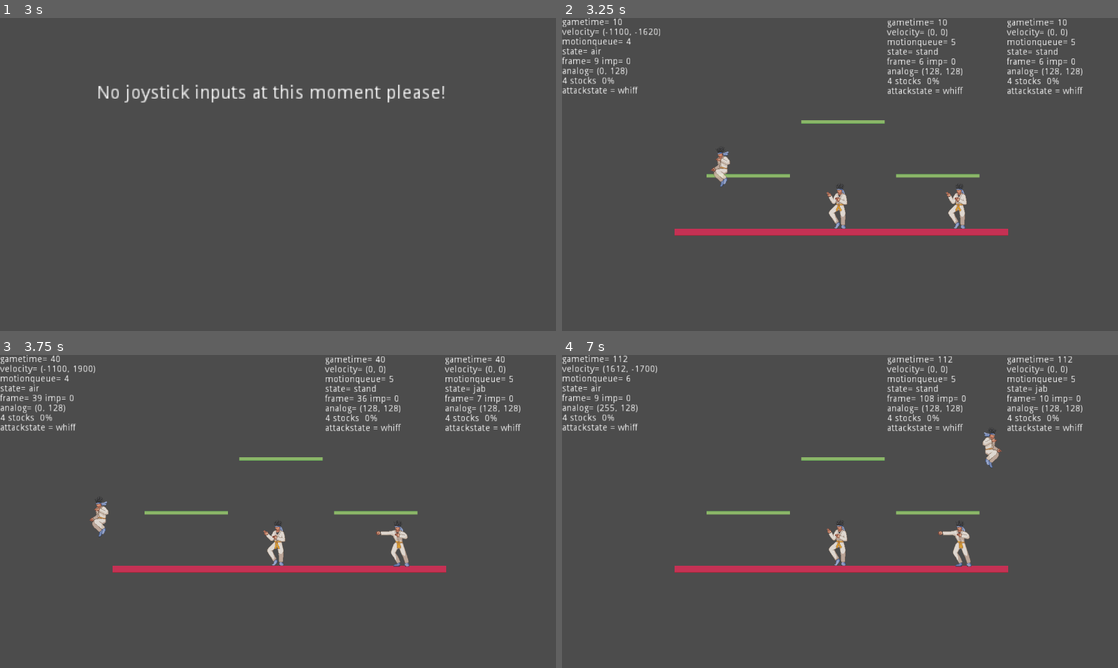
Above: before the commit, frames 1-4 (two rows, left to right).
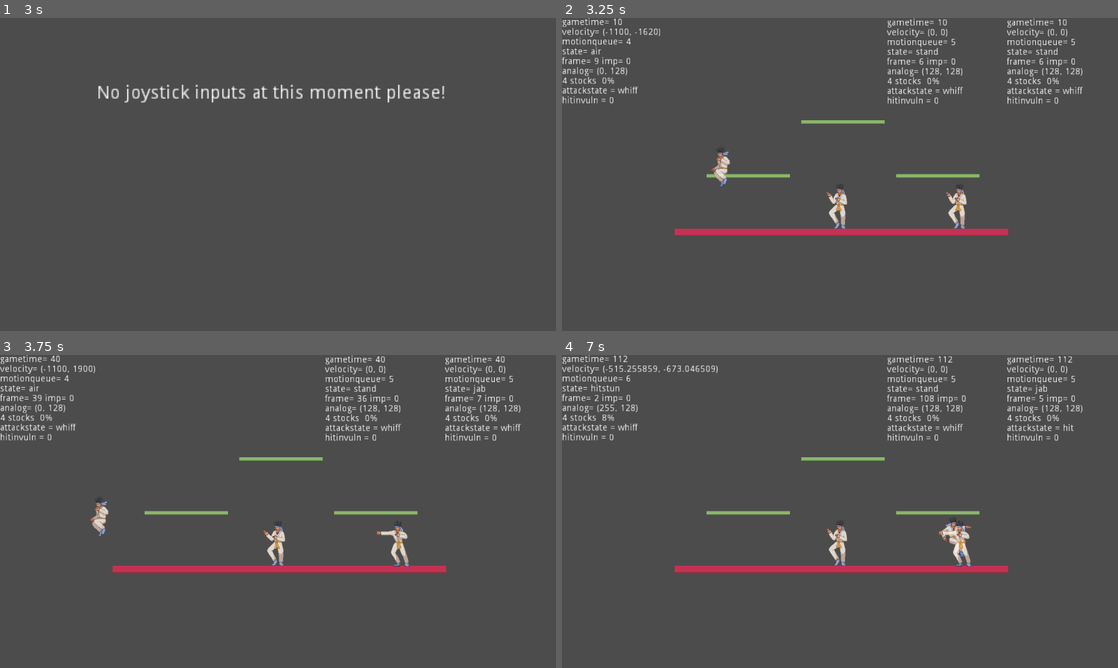
Above: after the commit, the same moments.

Repository: crescentsoru/black_light
Game: Godot game, scene res://Base/Player.tscn
The game is run twice, just before and just after one commit, with the same random seed, the same clock (stepped at 60 frames per second) and the same inputs. This scene is started directly instead of the project's main scene.
Inputs (mouse positions are in pixels of both pictures, inside the frame that each line leads up to):
- Up to frame 1 (3 s): tap Enter (p1_pause) at 0.5, 2 s; move the mouse to (250, 237) at 0.52 s; hold , (p1_right) 0.53-2.03 s; tap 1 (d_a) at 0.6, 1.55, 2.1 s; click (250, 237) at 0.67 s; tap D (p1_jump) at 0.77, 1.52 s; tap 3 (d_c) at 0.8, 1.35, 2.3 s; tap Space (p1_up) at 1.25, 2.75 s; move the mouse to (444, 221) at 1.27 s; move the mouse to (111, 127) at 2.02 s; hold K (p1_left) from 2.03 s (still down); move the mouse to (305, 174) at 2.77 s; tap 2 (d_b) at 2.85 s; click (305, 174) at 2.92 s
- Up to frame 2 (3.25 s): keep holding K (p1_left); tap D (p1_jump) at 3.02 s; tap 1 (d_a) at 3.05 s
- Up to frame 3 (3.75 s): keep holding K (p1_left); move the mouse to (194, 433) at 3.52 s; tap 3 (d_c) at 3.6 s
- Up to frame 4 (7 s): tap D (p1_jump) at 3.77, 4.52, 6.02, 6.77 s; move the mouse to (962, 495) at 4.27 s; release K (p1_left) at 4.28 s; hold , (p1_right) from 4.28 s (still down); tap 9 (d_play) at 4.35 s; tap 1 (d_a) at 4.55, 6.05 s; move the mouse to (728, 527) at 5.02 s; tap 8 (d_record) at 5.1 s; click (728, 527) at 5.17 s; tap 3 (d_c) at 5.3, 6.8 s; move the mouse to (895, 442) at 5.77 s; tap A (p1_attackA) at 5.85 s; move the mouse to (812, 574) at 6.52 s; tap S (p1_attackB) at 6.6 s

Frame 1 is identical in both runs. In frame 2, 0.2% of the frame differs, in the area x 0-90%, y 24-28%; in frame 3, 0.2%; in frame 4, 1.0%, in the area x 0-94%, y 3-65%.
Error before the commit: Invalid call. Nonexistent function 'update_debug_display' in base 'Array'. (res://Base/Player.gd:704)
Error after the commit: Invalid call. Nonexistent function 'update_debug_display' in base 'Array'. (res://Base/Player.gd:701)

Commit message:
ledgestandup

Diff:
--- a/Base/Player.gd
+++ b/Base/Player.gd
@@ -81,7 +81,7 @@
 	#Ledge
 const LEDGEGRAB := 'ledgegrab' #AKA CliffCatch
 const LEDGEWAIT := 'ledgewait' #AKA CliffWait
-const LEDGE_GETUP := 'ledge_getup'
+const LEDGESTANDUP := 'ledgestandup'
 
 	#Base attacks
 const NAIR := 'nair'
@@ -162,7 +162,7 @@
 var fastfall_speed = 2375
 var airfriction = 3 #when stick is neutral during drifting, go back to 0,0 with this vel per frame
 
-var jumpsquat = 3
+var jumpsquat = 4
 var shorthopspeed = 1600
 var fullhopspeed = 2900
 var airjumpspeed = 2700 #this is velocity.y not drifting
@@ -208,7 +208,7 @@
 var slidestates = [JUMPSQUAT,STAND,CROUCH,CROUCHSTART,CROUCHEXIT,WALK,DASH,RUN,LAND,ATGHITSTUN,TURN,SKID,DASHEND,BRAKE,WAVELAND,UKEMISS,UKEMIWAIT,UKEMIATTACK] #Usually ground movement, will slide off when not grounded.
 var landingstates = [AIR,FAIRDASH,BAIRDASH,NAIR,UAIR,DAIR,BAIR,FAIR,UNOAIR,TRIAIR,SEVAIR,NOVAIR] #States that will enter LAND when you land on the ground.
 var blockingstates = [BLOCKBUTTON,SHIELD,CROUCH,CROUCHSTART,BLOCKSTUN]
-var ledgegrabstates = [AIR,UPB]
+
 
 
 	#Pressure vars
@@ -253,7 +253,7 @@
 var ledgedisable := 0 #frames you can't grab the ledge for.
 var currentledge = [] #the one and only ledge you are attached to
 var ledgegrab_ok := true #if true, can grab ledge. Only works if ledgedisable timer is 0
-
+var ledgestandup_offset = Vector2(50,0) #How far the character travels forward when LEDGESTANDUP is done.
 
 
 	#etc
@@ -645,10 +645,6 @@
 
 
 
-
-
-
-
 func persistentlogic(): #contains code that is ran during impactstop.
 #This includes tech buffering/lockout, SDI and getting hit.
 	hit_processing()
@@ -689,9 +685,10 @@
 	recoverymomentum_current = recoverymomentum_default
 	walljump_count = 0
 
+
 func refresh_air_options_limited():
 	#Same as refresh_air_options(), but used for the ledge.
-	#Excluded moves like marth side b getting their momentum refreshed, ledgegrabs.
+	#Excluded moves like Mars side b getting their momentum refreshed, ledgegrabs.
 	airjumps = 0
 	airdashes = 0
 	airdodges = 0
@@ -1347,10 +1344,24 @@
 func ledgewait_state():
 	ledge_validity_check()
 	#Ledge release
-	if (inputpressed(left) and interactingcharacter.direction == 1) or (inputpressed(right) and interactingcharacter.direction == -1):
+	if inputpressed(jump):
+		ledgerelease()
+	elif (inputpressed(left) and interactingcharacter.direction == 1) or (inputpressed(right) and interactingcharacter.direction == -1):
 		ledgerelease()
 	elif inputpressed(down): ledgerelease()
-
+	elif inputpressed(dodge):
+		position = interactingcharacter.position + (interactingcharacter.floorpos + Vector2(0,ecb_height()* -1) + ledgestandup_offset) * Vector2(direction,1)
+		move_and_collide(Vector2(0,1500)) #hack to make SURE you're on the ground. This absolutely will
+		#fuck up with platforms that are very close to the ground, but hey the same thing can be said for Smash games
+		state(LEDGESTANDUP)
+
+func ledgestandup_state():
+	if frame == 0:
+		fullinvuln(60)
+	if frame == 60:
+		grounded = true
+		velocity.y = fall_accel
+		state(STAND)
 
 
 
@@ -1989,7 +2000,7 @@
 	if state_check(FREEFALL): freefall_state()
 	if state_check(LEDGEGRAB): ledgegrab_state()
 	if state_check(LEDGEWAIT): ledgewait_state()
-
+	if state_check(LEDGESTANDUP): ledgestandup_state()
 	if state_check(THROWCLASH): throwclash_state()
 	if state_check(GRABBED): grabbed_state()
 	if state_check(GRABBING): grabbing_state()
@@ -2151,6 +2162,8 @@
 	#put this last pls
 	state_called = []
 
+
+
 func ecb_up(): #returns the scene position of the top point of your pECB.
 	return position + $pECB.position + $pECB.get_node('pECB_collision').polygon[0]
 func ecb_down(): #returns the scene position of the lower point of your pECB.
@@ -2159,6 +2172,9 @@
 	return position + $pECB.position + $pECB.get_node('pECB_collision').polygon[1]
 func ecb_right(): #right point. same directional concern as ecb_left()
 	return position + $pECB.position + $pECB.get_node('pECB_collision').polygon[3]
+
+func ecb_height():
+	return ecb_down().y - ecb_up().y
 
 func platform_drop(): #ran in state machine, disables platforms if 1/3 is pressed in numpad notation
 	#should be put at the start of any state function
--- a/Base/Player.tscn
+++ b/Base/Player.tscn
@@ -1,9 +1,10 @@
-[gd_scene load_steps=11 format=2]
+[gd_scene load_steps=12 format=2]
 
 [ext_resource path="res://Graphics2/Player_spriteframes.tres" type="SpriteFrames" id=1]
 [ext_resource path="res://Base/Player.gd" type="Script" id=2]
 [ext_resource path="res://Base/Hurtbox.tscn" type="PackedScene" id=3]
 [ext_resource path="res://Base/pECB.tscn" type="PackedScene" id=4]
+[ext_resource path="res://Base/Ledgegrab.tscn" type="PackedScene" id=5]
 
 [sub_resource type="Animation" id=1]
 resource_name = "goattack"
@@ -267,7 +268,6 @@
 animation = "stand"
 
 [node name="Hurtbox" parent="." instance=ExtResource( 3 )]
-visible = false
 modulate = Color( 0.423529, 0.196078, 0.341176, 1 )
 
 [node name="ECB" type="CollisionPolygon2D" parent="."]
@@ -284,3 +284,6 @@
 anims/goright = SubResource( 4 )
 anims/gospecial = SubResource( 5 )
 anims/stand = SubResource( 6 )
+
+[node name="Ledgegrab" parent="." instance=ExtResource( 5 )]
+position = Vector2( 7, -116 )
--- a/Base/Stage/Gaming.gd
+++ b/Base/Stage/Gaming.gd
@@ -71,7 +71,8 @@
 	 + "\nvelocity= " + str(caller.velocity) + "\nmotionqueue= " + caller.motionqueue \
 	 + "\nstate= " + str(caller.state) + "\nframe= " + str(caller.frame) + " imp= " + str(caller.impactstop) + "\nanalog= " + str(caller.analogstick) \
 	+ "\n" + str(caller.stocks) + " stocks  " + str(caller.percentage/float(10)) + "%  " \
-	+ "\nattackstate = " + caller.attackstate
+	+ "\nattackstate = " + caller.attackstate \
+	+ "\nhitinvuln = " + str(caller.invulns["strike"])
 #the fact that dividing returns an integer by default is easily one of the worst features they put into gdscript from python
 #like what the fuck who wants this specific behavior in a scripting language
 
--- a/Base/Stage/Ledge.gd
+++ b/Base/Stage/Ledge.gd
@@ -6,9 +6,8 @@
 var occupyframes = 0 #if 0, anyone can grab
 
 export var direction = 1 #-1 and 1 same as characters.
-var floorpos = Vector2(0,0) #the position the character uses for stuff like getup, getup attack. All pos vars are relative to ledgebox position
-var releasepos = Vector2(0,0) #the position you're in if you release ledge by pressing back.
-var grabpos = Vector2(0,0) #the position you're snapped to when you grab ledge. Should be same as releasepos but go buckwild I guess
+export var floorpos = Vector2(16,0) #the position the character uses for stuff like getup, getup attack. All pos vars are relative to ledgebox position
+export var grabpos = Vector2(-70,0) #the position you're snapped to when you grab ledge. Should be same as releasepos but go buckwild I guess
 
 
 var collisions = []
--- a/Base/Stage/Stage.tscn
+++ b/Base/Stage/Stage.tscn
@@ -101,7 +101,7 @@
 scale = Vector2( 1, 128 )
 
 [node name="Ledge" parent="Stage" instance=ExtResource( 6 )]
-position = Vector2( 3473, 5169 )
+position = Vector2( 3477, 5169 )
 
 [node name="Ledge2" parent="Stage" instance=ExtResource( 6 )]
 position = Vector2( 6547, 5162 )
--- a/Characters/ExampleChar/ExampleChar.tscn
+++ b/Characters/ExampleChar/ExampleChar.tscn
@@ -1888,4 +1888,5 @@
 anims/waveland = SubResource( 23 )
 
 [node name="Ledgegrab" parent="." instance=ExtResource( 5 )]
-position = Vector2( 0, -96 )
+position = Vector2( 0, -64 )
+scale = Vector2( 0.7, 2.05659 )
